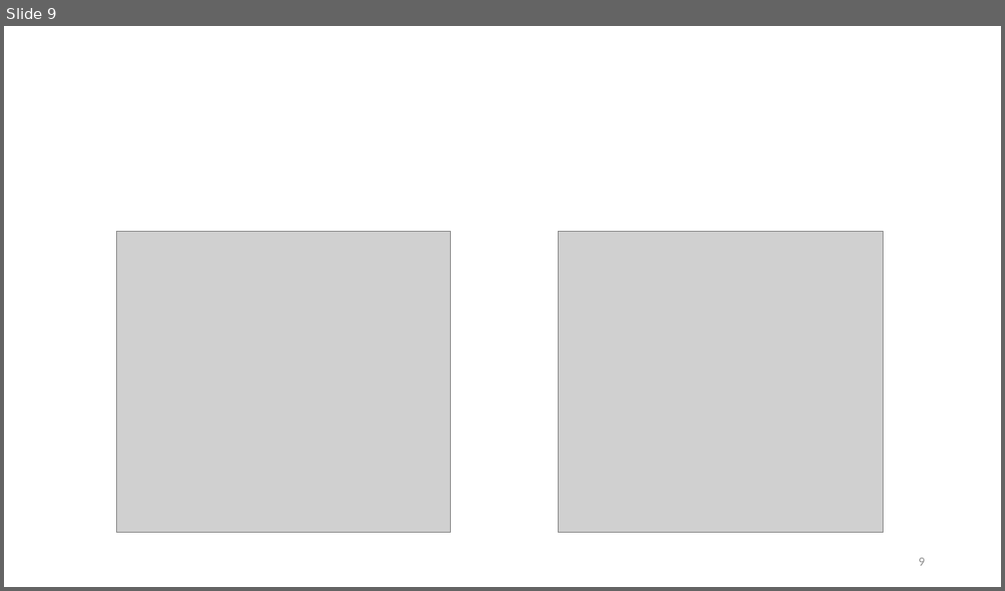
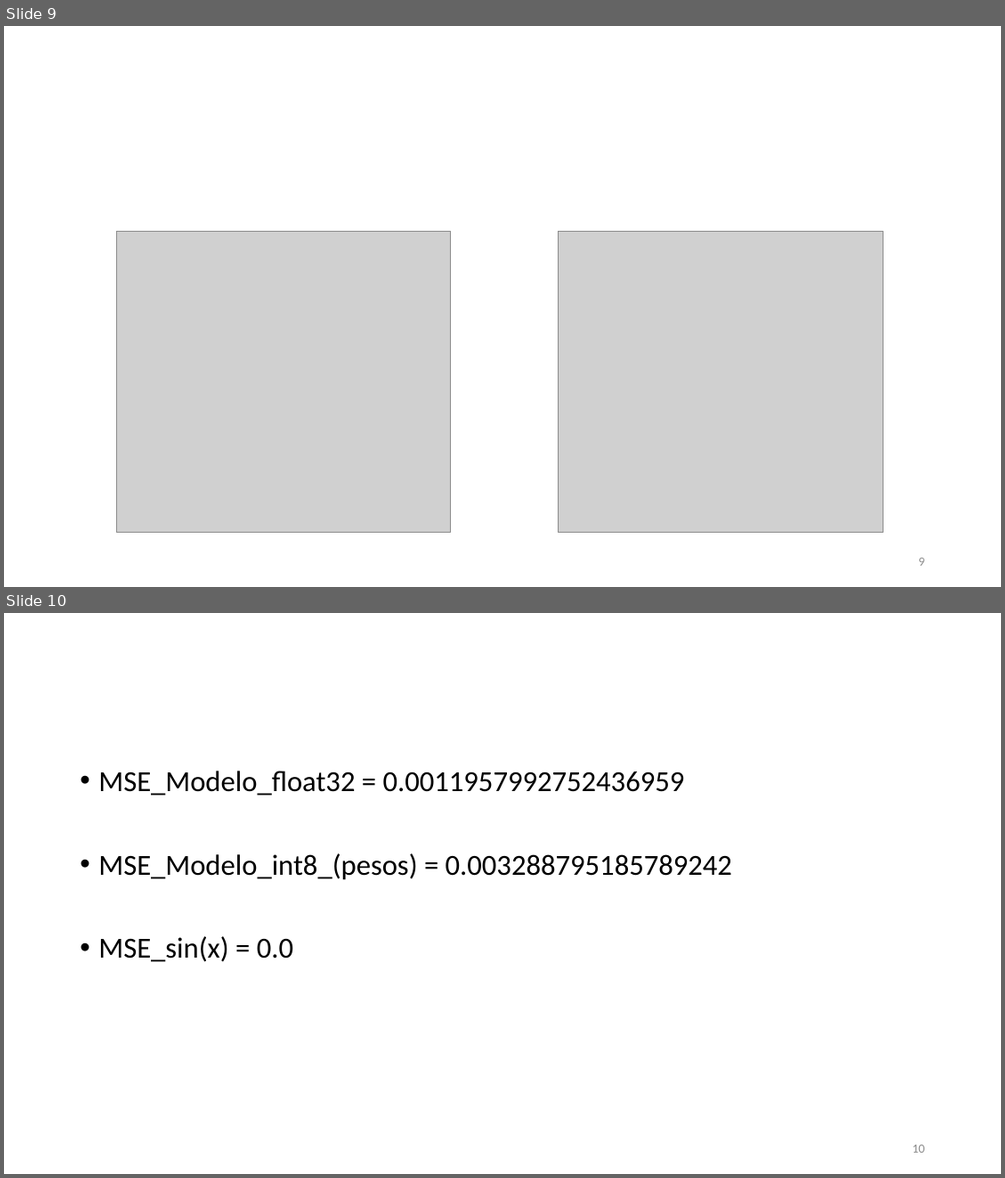
Before and after one commit to Daivd093/EdgeAI4BionicControl, a slide deck: Edge Computing para Control Biónico con Señales Cerebrales.pptx. Shown one above the other, each under a label of ours: slide 9 before the commit, slides 9 and 10 after it. The pictures are 1005x591 and 1005x1178 pixels, drawn with LibreOffice and Linux fonts; fonts in the diff are those of the drawing; grey boxes stand for pictures. Boxes give left, top, right and bottom in pixels: in the first picture for what was removed or moved away, otherwise in the second. Text is boxed around its words. In the diff, an @@ line names an element or a change of style, - is before the commit and + after.

```diff
--- a/Edge Computing para Control Biónico con Señales Cerebrales.pptx
+++ b/Edge Computing para Control Biónico con Señales Cerebrales.pptx
@@ slide 10 added at <box>4,613,1001,1174</box>, background #FFFFFF @@
@@ text added at <box>98,771,732,962</box>, 28 pt, text #000000 @@
+• MSE_Modelo_float32 = 0.0011957992752436959
+• MSE_Modelo_int8_(pesos) = 0.003288795185789242
+• MSE_sin(x) = 0.0
@@ page number added at <box>912,1144,924,1152</box>, 12 pt, text #8C8C8C @@
+10
```
Also in this commit, not shown: 1 other slide added, 3 other files.
